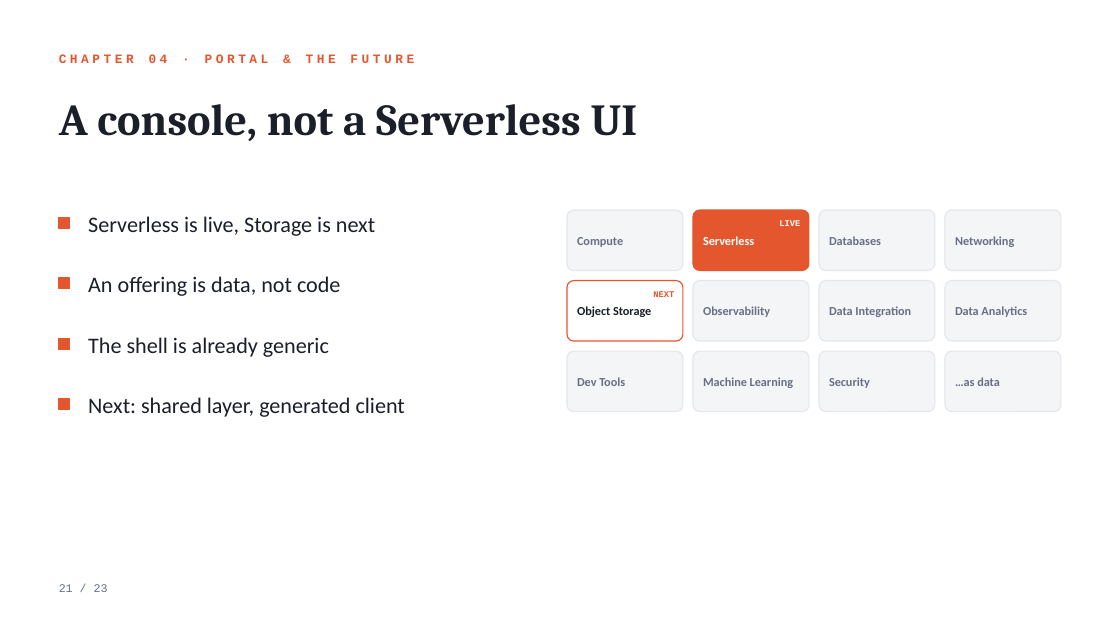
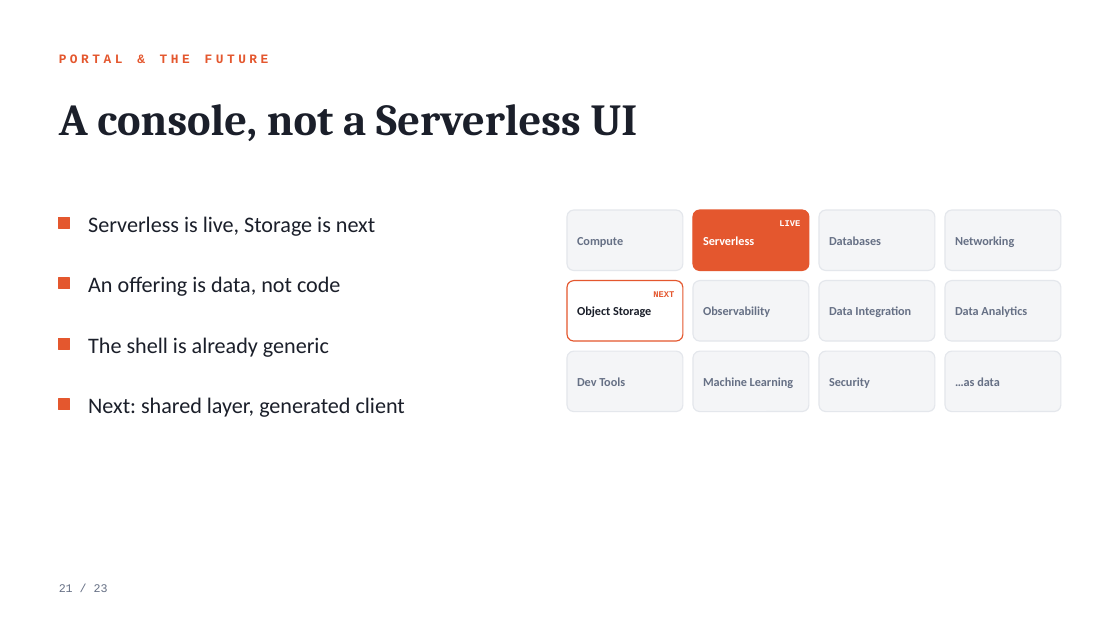
Before and after one commit to black-cloudlet/serverless, a slide deck: slide 21 of docs/presentation/serverless-platform.pptx. Drawn at 1120x630 pixels with LibreOffice and Linux fonts; fonts in the diff are those of the drawing. Boxes give left, top, right and bottom in pixels: in the first picture for what was removed or moved away, otherwise in the second. Text is boxed around its words. In the diff, an @@ line names an element or a change of style, - is before the commit and + after.

```diff
--- a/docs/presentation/serverless-platform.pptx
+++ b/docs/presentation/serverless-platform.pptx
@@ text at box(59, 54, 269, 63): text changed @@
-CHAPTER 04 · PORTAL & THE FUTURE
+PORTAL & THE FUTURE
```
Also in this commit, not shown: 21 other slides changed, 5 other files.
